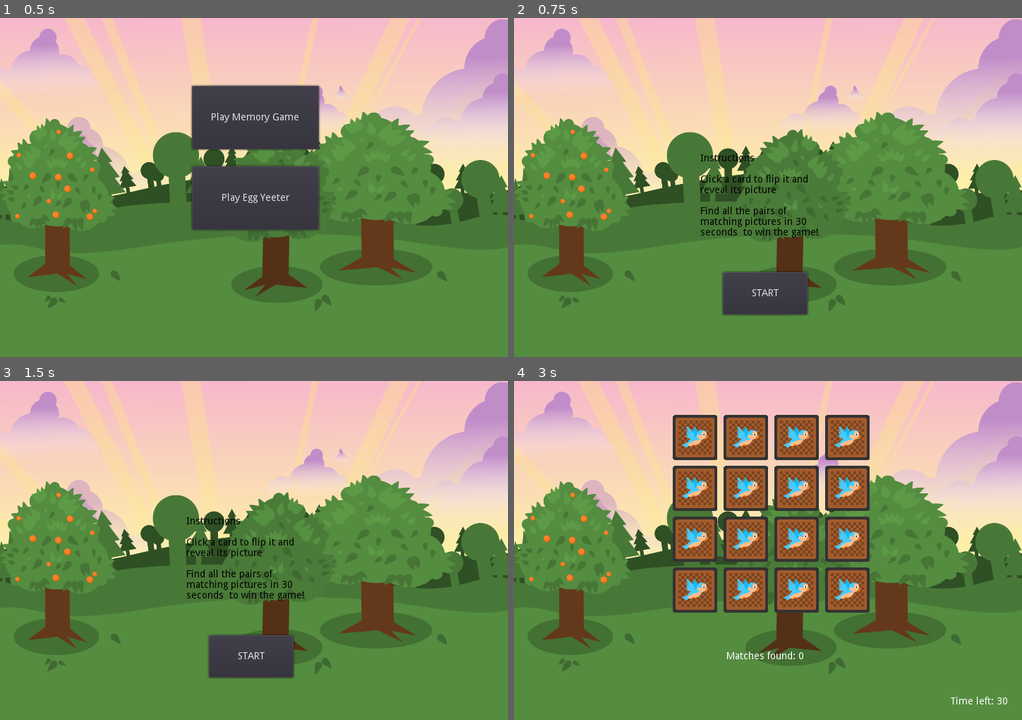
Above: before the commit, frames 1-4 (two rows, left to right).
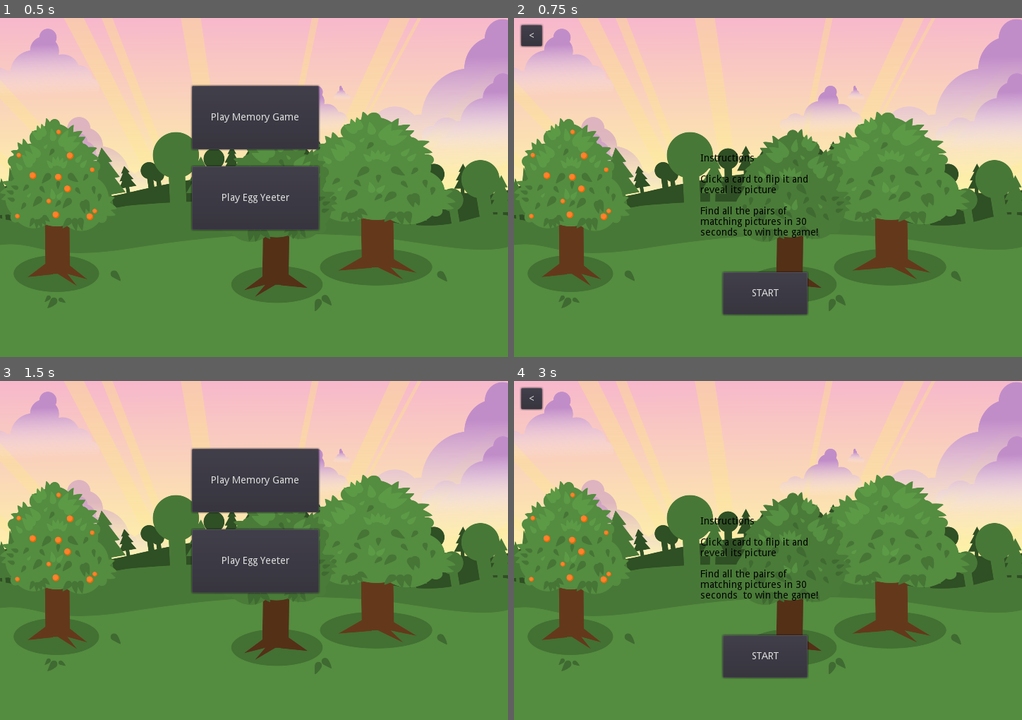
Above: after the commit, the same moments.

Repository: benfernandes/gamejam-august-2020
Game: Godot game, scene res://main.tscn
Same seed, same stepped clock (60 frames per second), same inputs: the game is played once before the commit and once after it.
Inputs (mouse positions are in pixels of both pictures, inside the frame that each line leads up to):
- Up to frame 1 (0.5 s): no input
- Up to frame 2 (0.75 s): click "Play Memory Game" at 0.5 s
- Up to frame 3 (1.5 s): click (15, 397) at 1.25 s, where only the run after the commit has a clickable "<"
- Up to frame 4 (3 s): click (762, 655) at 2 s, where only the run before the commit has a clickable "START"; click (768, 479) at 2.75 s, where only the run after the commit has a clickable "Play Memory Game"

Frame 1 is identical in both runs. In frame 2, 0.3% of the frame differs, in the area x 1-6%, y 1-9%; in frame 3, 12%; in frame 4, 21%, in the area x 1-98%, y 1-96%.

Commit message:
Added back button to "memory" game

Diff:
--- a/memory/MemoryGameMain.gd
+++ b/memory/MemoryGameMain.gd
@@ -33,8 +33,7 @@
 	end_timer.start()
 
 	yield(end_timer, "timeout")
-	get_parent().show_main_screen()
-	queue_free()
+	close_game()
 
 func _on_SecondTicker_timeout():
 	game_time -= 1
@@ -43,3 +42,10 @@
 		$Board.disable_card_clicks()
 		$SecondTicker.stop()
 		game_over()
+
+func _on_Button_pressed():
+	close_game()
+
+func close_game():
+	get_parent().show_main_screen()
+	queue_free()
--- a/memory/MemoryGameMain.tscn
+++ b/memory/MemoryGameMain.tscn
@@ -14,5 +14,16 @@
 layer = 0
 
 [node name="SecondTicker" type="Timer" parent="."]
+
+[node name="Button" type="Button" parent="."]
+margin_left = 10.0
+margin_top = 10.0
+margin_right = 40.0
+margin_bottom = 40.0
+text = "<"
+__meta__ = {
+"_edit_use_anchors_": false
+}
 [connection signal="start_game" from="HUD" to="." method="new_game"]
 [connection signal="timeout" from="SecondTicker" to="." method="_on_SecondTicker_timeout"]
+[connection signal="pressed" from="Button" to="." method="_on_Button_pressed"]
